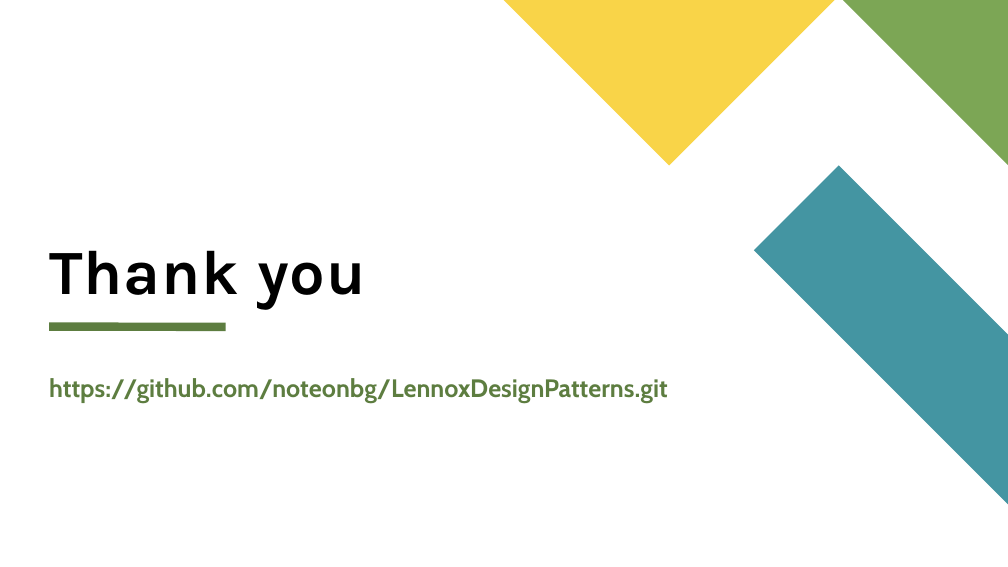
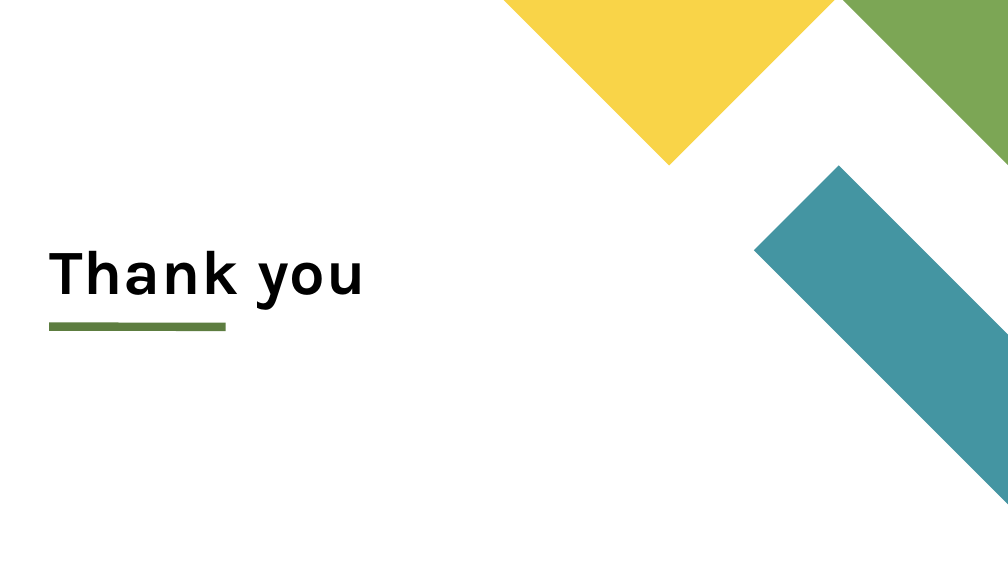
Before and after one commit to noteonbg/siemenscplus, a slide deck: slide 20 of reference/a08Design Patterns.pptx. Drawn at 1008x567 pixels with LibreOffice and Linux fonts; fonts in the diff are those of the drawing. Boxes give left, top, right and bottom in pixels: in the first picture for what was removed or moved away, otherwise in the second. Text is boxed around its words. In the diff, an @@ line names an element or a change of style, - is before the commit and + after.

```diff
--- a/reference/a08Design Patterns.pptx
+++ b/reference/a08Design Patterns.pptx
@@ text removed at (49,378,668,404) @@
-https://github.com/noteonbg/LennoxDesignPatterns.git
```
Also in this commit, not shown: 4 other files.
